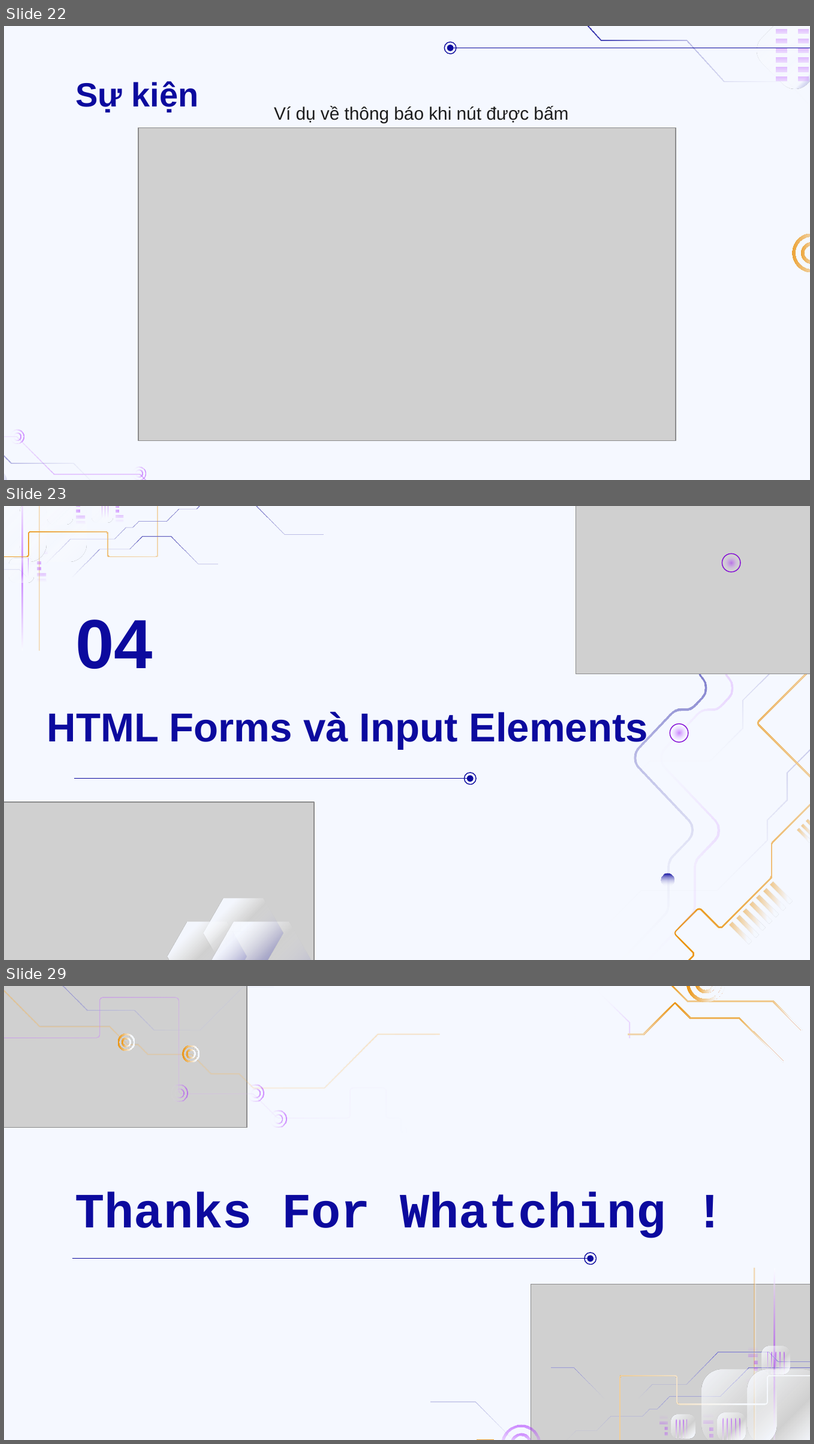
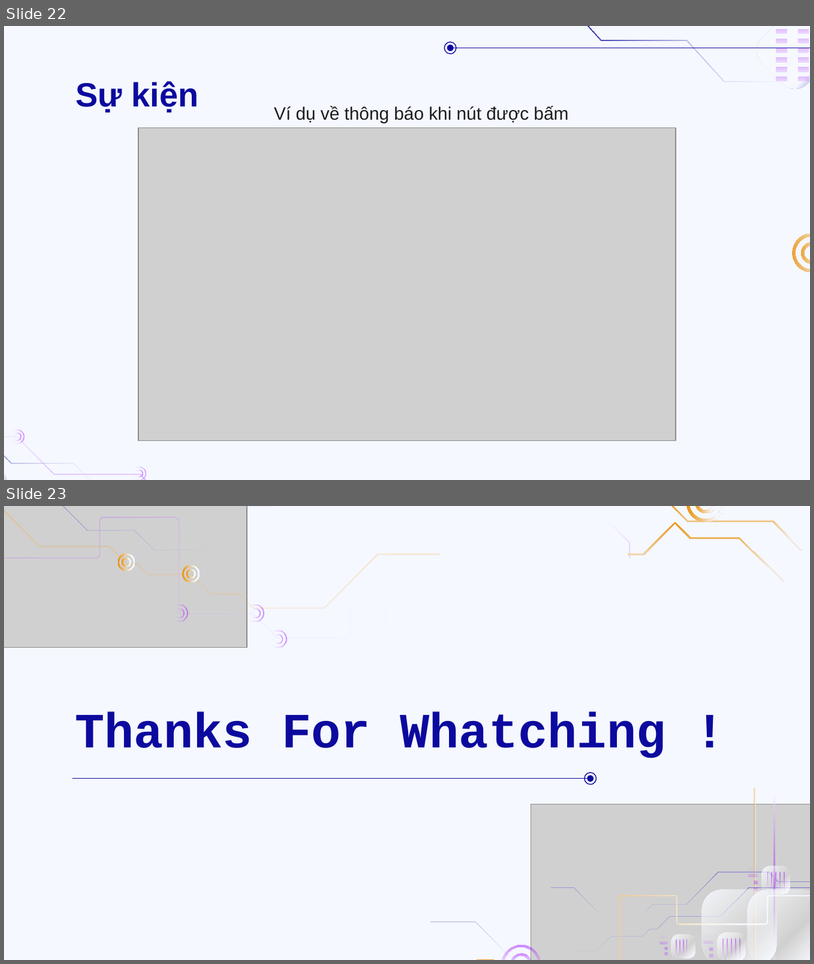
Before and after one commit to duongtrann02/music_app, a slide deck: Công-nghệ-Web.pptx. Shown one above the other, each under a label of ours: slides 22, 23 and 29 before the commit, slides 22 and 23 after it; the slides between them are not shown. The pictures are 814x1444 and 814x964 pixels, drawn with LibreOffice and Linux fonts; fonts in the diff are those of the drawing; grey boxes stand for pictures; background and template pictures are left out. Boxes give left, top, right and bottom in pixels: in the first picture for what was removed or moved away, otherwise in the second. Text is boxed around its words. In the diff, an @@ line names an element or a change of style, - is before the commit and + after.

```diff
--- a/Công-nghệ-Web.pptx
+++ b/Công-nghệ-Web.pptx
@@ slide 23 removed at (4, 506, 810, 960), background #F5F8FF @@
@@ group removed at (4, 506, 324, 721): 28 freeform shapes @@
@@ title removed at (75, 619, 153, 669) @@
-04
@@ title removed at (47, 711, 649, 748) @@
-HTML Forms và Input Elements
@@ ellipse removed at (464, 772, 477, 784) @@
@@ ellipse removed at (467, 775, 473, 782) @@
@@ line removed from (74, 778) to (468, 778) @@
@@ group removed at (576, 506, 810, 960): 15 freeform shapes, 5 ellipses, 1 picture @@
@@ group removed at (4, 802, 317, 960): 3 freeform shapes, 1 picture @@
@@ what was slide 29 is now slide 23 @@
```
Also in this commit, not shown: 5 other slides removed.
